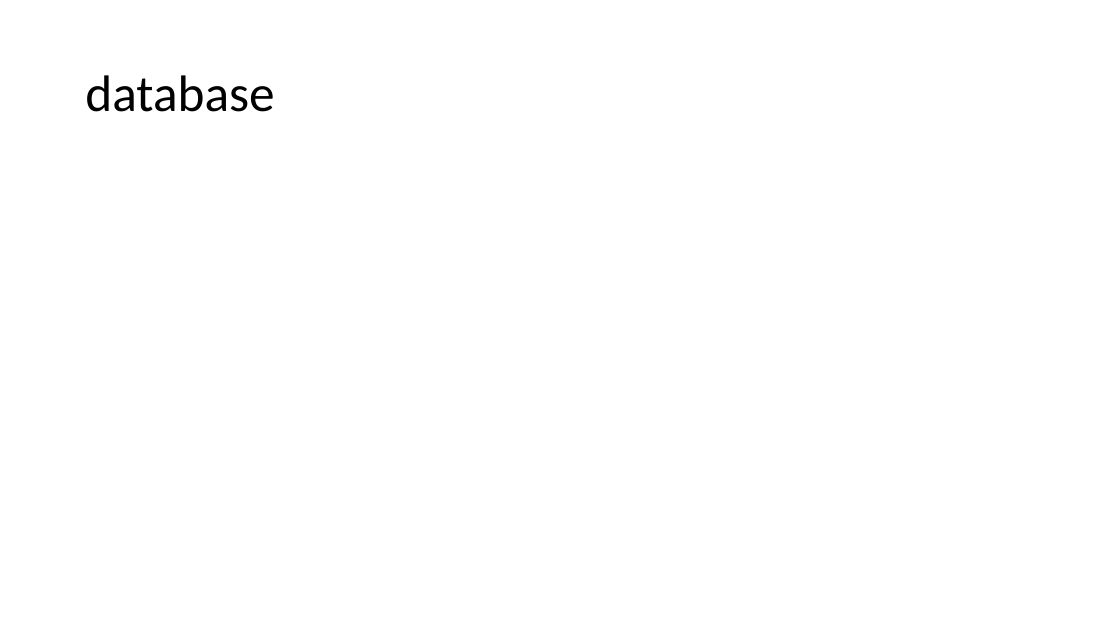
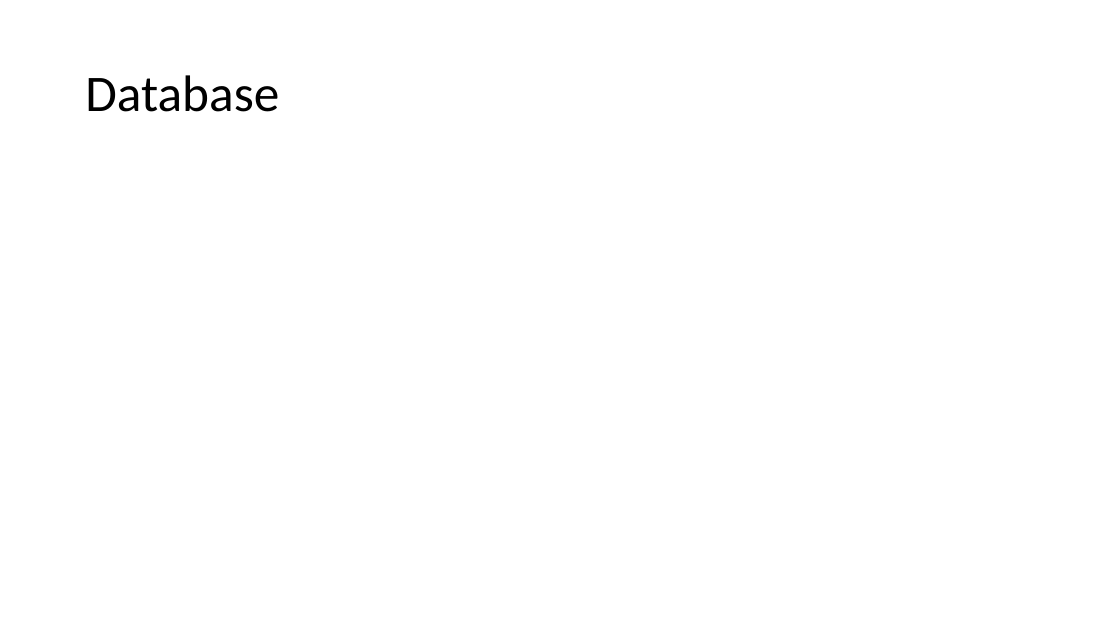
Before and after one commit to jkunnas58/dat250_netbank_fall_2020, a slide deck: slide 5 of Project_report_group_9.pptx (slide 4 before the commit). Drawn at 1120x630 pixels with LibreOffice and Linux fonts; fonts in the diff are those of the drawing. Boxes give left, top, right and bottom in pixels: in the first picture for what was removed or moved away, otherwise in the second. Text is boxed around its words. In the diff, an @@ line names an element or a change of style, - is before the commit and + after.

```diff
--- a/Project_report_group_9.pptx
+++ b/Project_report_group_9.pptx
@@ title at (85, 75, 279, 112): text changed @@
-database
+Database
```
Also in this commit, not shown: 2 other slides changed, 17 slides added, 1 other file.
